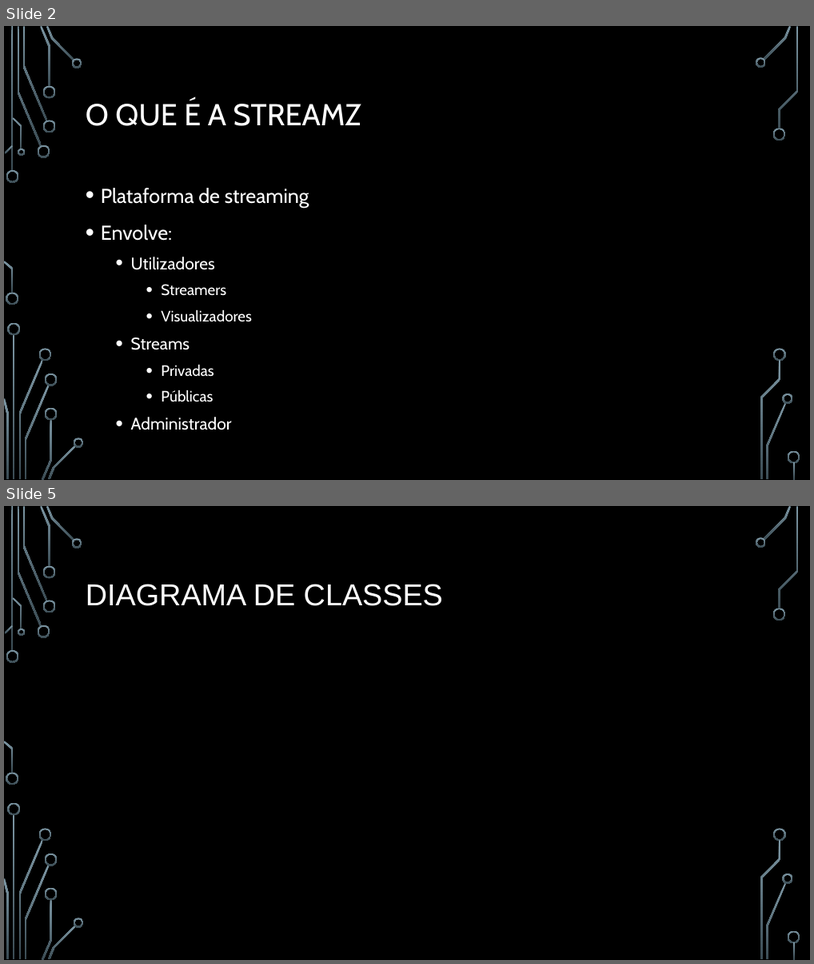
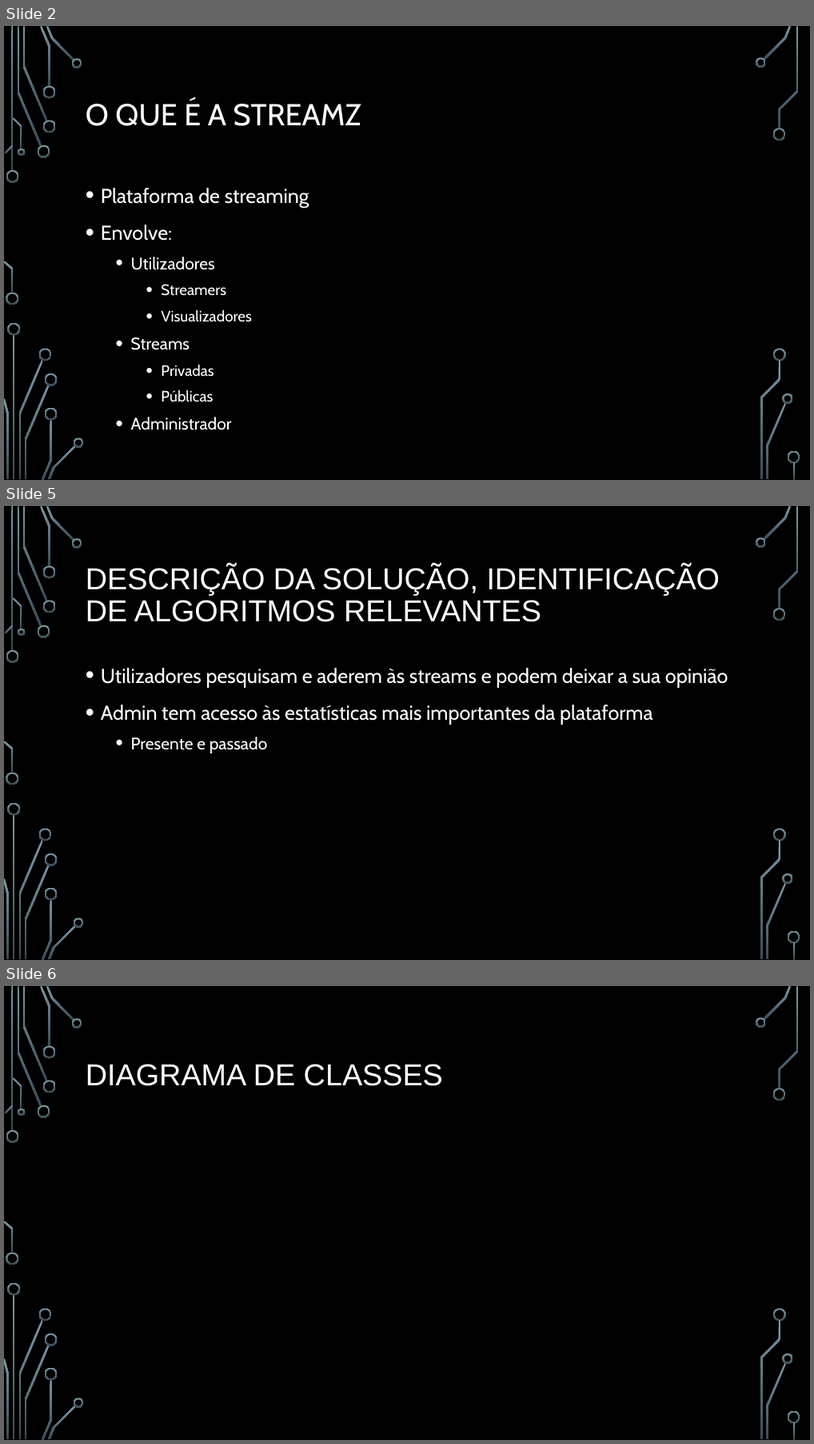
Before and after one commit to BrunoRosendo/StreamZ-AEDA-proj-, a slide deck: StreamZ.pptx. Shown one above the other, each under a label of ours: slides 2 and 5 before the commit, slides 2, 5 and 6 after it; the slides between them are not shown. The pictures are 814x964 and 814x1444 pixels, drawn with LibreOffice and Linux fonts; fonts in the diff are those of the drawing; background and template pictures are left out. Boxes give left, top, right and bottom in pixels: in the first picture for what was removed or moved away, otherwise in the second. Text is boxed around its words. In the diff, an @@ line names an element or a change of style, - is before the commit and + after.

```diff
--- a/StreamZ.pptx
+++ b/StreamZ.pptx
@@ slide 5 added at [4, 506, 810, 960], background picture (left out); not listed: 36 template elements that a slide beside it also shows @@
@@ title added at [86, 565, 721, 622], 36 pt, text #FFFFFF @@
+DESCRIÇÃO DA SOLUÇÃO, IDENTIFICAÇÃO DE ALGORITMOS RELEVANTES
@@ text added at [101, 668, 729, 753], 24 pt, text #FFFFFF @@
+• Utilizadores pesquisam e aderem às streams e podem deixar a sua opinião
+• Admin tem acesso às estatísticas mais importantes da plataforma
+  • Presente e passado
@@ what was slide 5 is now slide 6 @@
```
Also in this commit, not shown: 5 slides changed, 1 other slide added, 1 slide removed.
